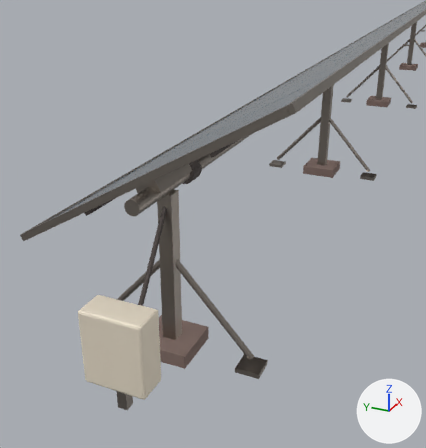
The glTF model models/building_solar_wing.glb as it was, and as the next commit left it.
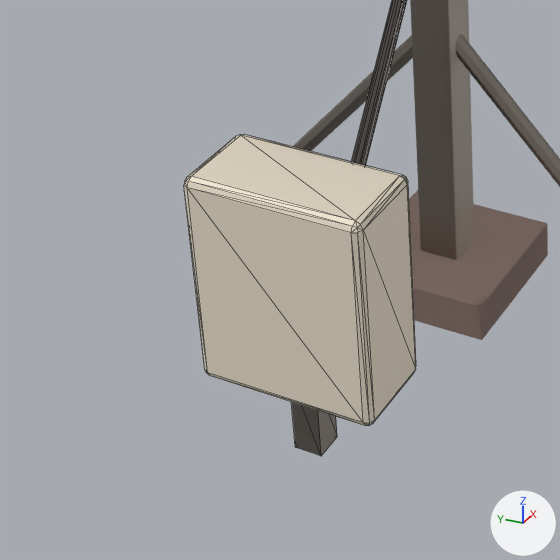
Each version is shown from a 50 mm lens placed at (-22.86, -1.98, 3.01), pointed at (-19.35, -0.4, 1.26), then close up on the part from 3% to 50% of the width and 55% to 100% of the height. The lights are fixed; the arrows at lower right show +X, +Y and +Z. The last two pictures show the newer version. The close-ups show mesh edges as thin lines. Where no turn or scale is listed for an object, it has been applied to the vertices.

Names of what the first close-up shows: 'frame-col', 'junction-col'.
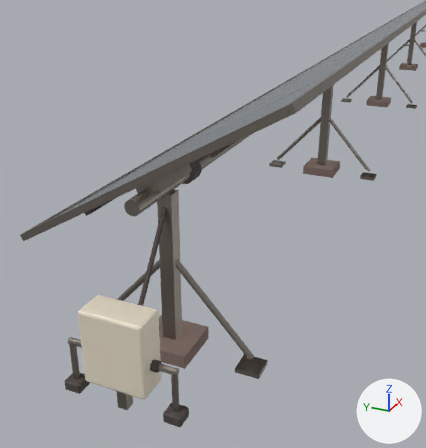
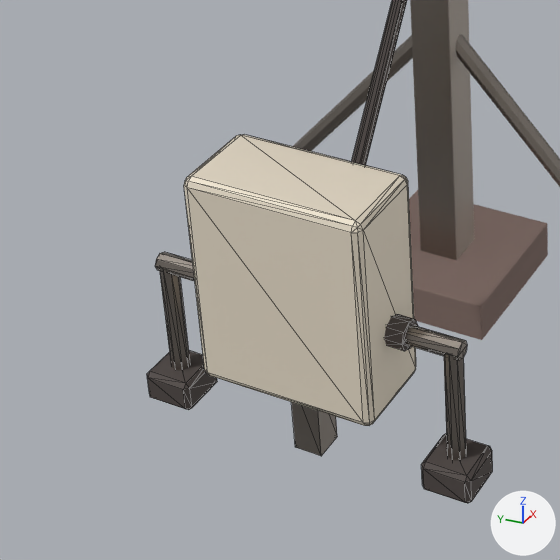
Where the change shows, as pixel boxes [x1, y1, x2, y2] in the close-ups (560 x 560 px):
'detail-col', added: after [155, 252, 467, 460]
    faces in mat_metal (grey #9c948c): [155, 252, 467, 460]
    faces in mat_trim (dark grey #4f4744): [384, 314, 418, 351]
'port_w_box-col', added: after [421, 433, 493, 503]
'port_e_box-col', added: after [147, 351, 217, 410]

The edits, one by one:
Mesh me_cube_079 is new.
It has 24 vertices, 44 faces and spans x -0.07..0.07, y -0.07..0.07, z -0.045..0.045.
It uses material mat_trim (dark grey #4f4744).
Mesh me_detail_col is new.
It is an 8-sided cylinder along y spanning x -0.04..0.04, y -0.03..0.03, z -0.04..0.04, material slot 0; an 8-sided cylinder along y spanning x -0.04..0.04, y 0.51..0.57, z -0.04..0.04, material slot 0; an 8-sided cylinder along y spanning x -0.025..0.025, y -0.175..0.02, z -0.025..0.025, material slot 1; an 8-sided cylinder along z spanning x -0.025..0.025, y -0.175..-0.125, z -0.34..0.0, material slot 1; an 8-sided cylinder along y spanning x -0.025..0.025, y 0.52..0.715, z -0.025..0.025, material slot 1; an 8-sided cylinder along z spanning x -0.025..0.025, y 0.665..0.715, z -0.34..0.0, material slot 1.
It uses material mat_trim (dark grey #4f4744).
It uses material mat_metal (grey #9c948c).
Object 'port_w_box-col' (ob_port_w_box_col) is new; it shows me_cube_079.
Its location is (-20.025, -0.42, 0.07).
Object 'port_e_box-col' (ob_port_e_box_col) is new; it shows a copy of me_cube_079.
Its location is (-20.025, 0.42, 0.07).
Object 'detail-col' (ob_detail_col) is new; it shows me_detail_col.
Its location is (-20.025, -0.27, 0.445).
